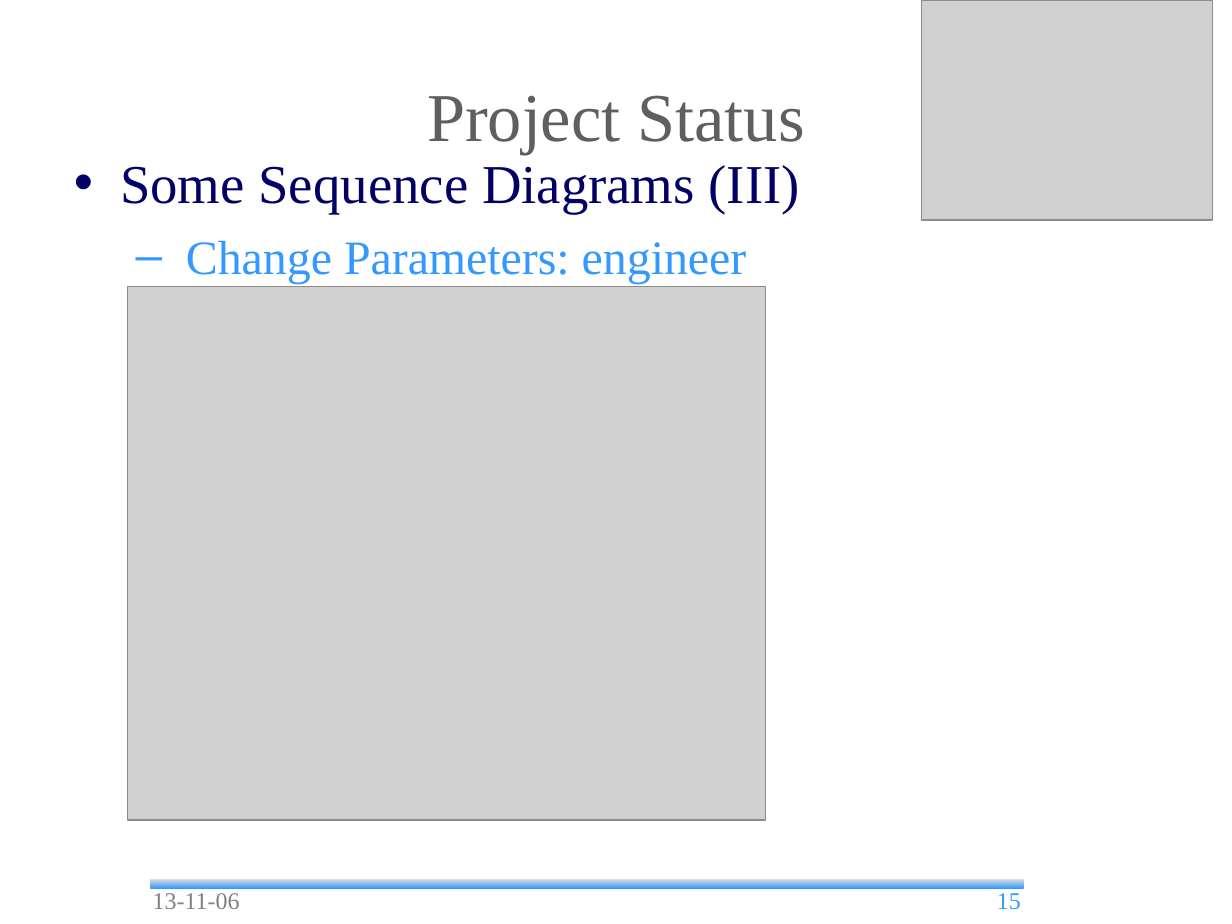
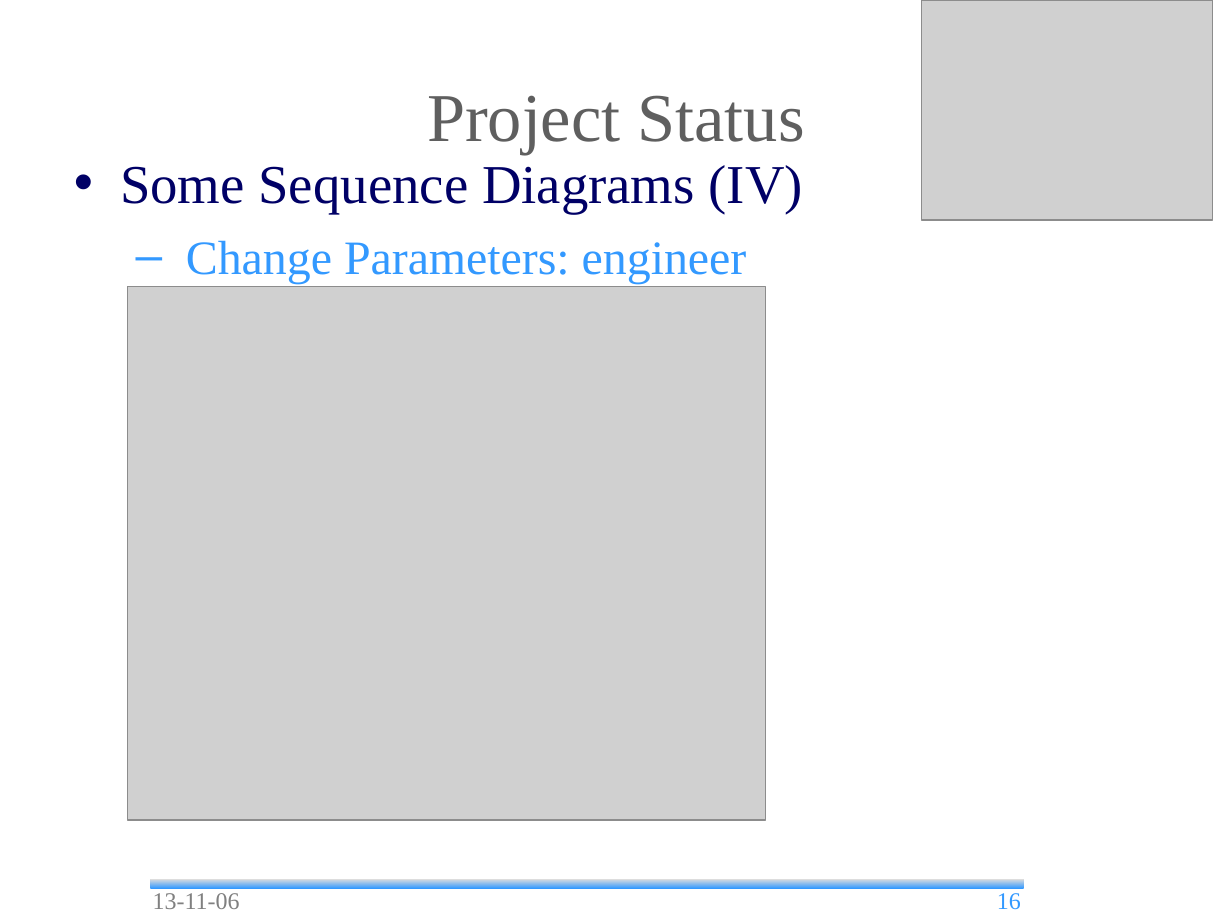
Before and after one commit to andrea-bottoli/DSD, a slide deck: slide 16 of Documentation/Presentation/13_45/Status_Report.odp (slide 15 before the commit). Drawn at 1232x924 pixels with LibreOffice and Linux fonts; fonts in the diff are those of the drawing; grey boxes stand for pictures; background and template pictures are left out. Boxes give left, top, right and bottom in pixels: in the first picture for what was removed or moved away, otherwise in the second. Text is boxed around its words. In the diff, an @@ line names an element or a change of style, - is before the commit and + after.

Commit message:
Updated Status Report

```diff
--- a/Documentation/Presentation/13_45/Status_Report.odp
+++ b/Documentation/Presentation/13_45/Status_Report.odp
@@ text at <box>120,165,803,214</box>: text changed @@
-• Some Sequence Diagrams (III)
+• Some Sequence Diagrams (IV)
@@ page number at <box>997,893,1021,910</box>: text changed @@
-15
+16
```
Also in this commit, not shown: 5 other slides changed, 1 slide added, 1 other file.
